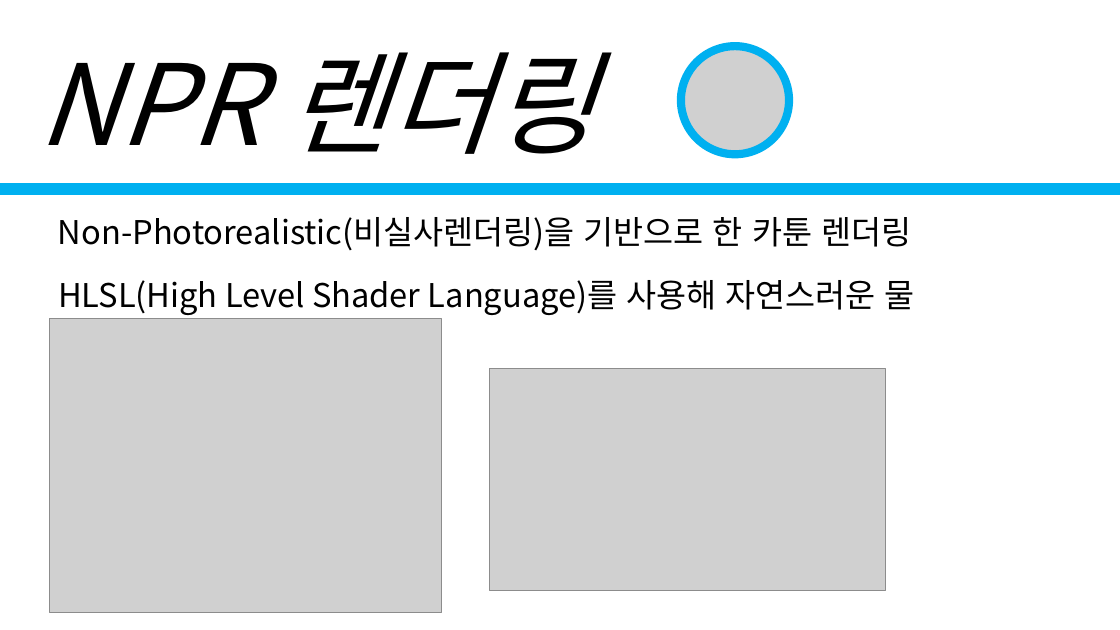
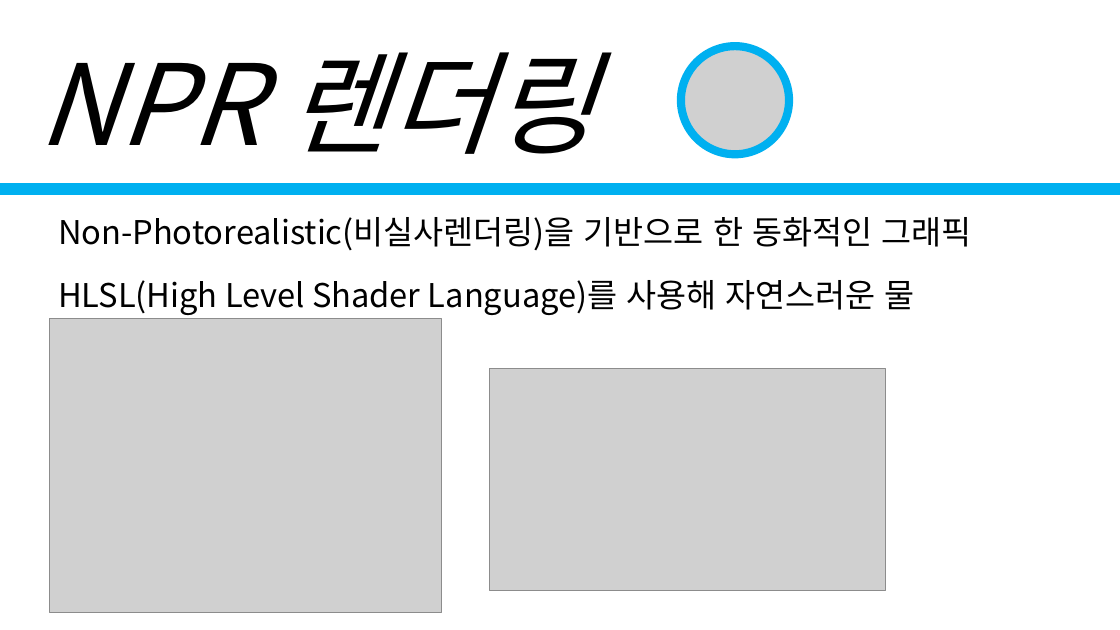
Before and after one commit to korleinster/gamebusdriver, a slide deck: slide 10 of documents/노루막이_김형준_신창섭_홍승필_허지훈.pptx (slide 9 before the commit). Drawn at 1120x630 pixels with LibreOffice and Linux fonts; fonts in the diff are those of the drawing; grey boxes stand for pictures; background and template pictures are left out. Boxes give left, top, right and bottom in pixels: in the first picture for what was removed or moved away, otherwise in the second. Text is boxed around its words. In the diff, an @@ line names an element or a change of style, - is before the commit and + after.

```diff
--- a/documents/노루막이_김형준_신창섭_홍승필_허지훈.pptx
+++ b/documents/노루막이_김형준_신창섭_홍승필_허지훈.pptx
@@ text at box(58, 217, 971, 250): text changed @@
-Non-Photorealistic(비실사렌더링)을 기반으로 한 카툰 렌더링
+Non-Photorealistic(비실사렌더링)을 기반으로 한 동화적인 그래픽
```
Also in this commit, not shown: 3 other slides changed, 1 slide added.
